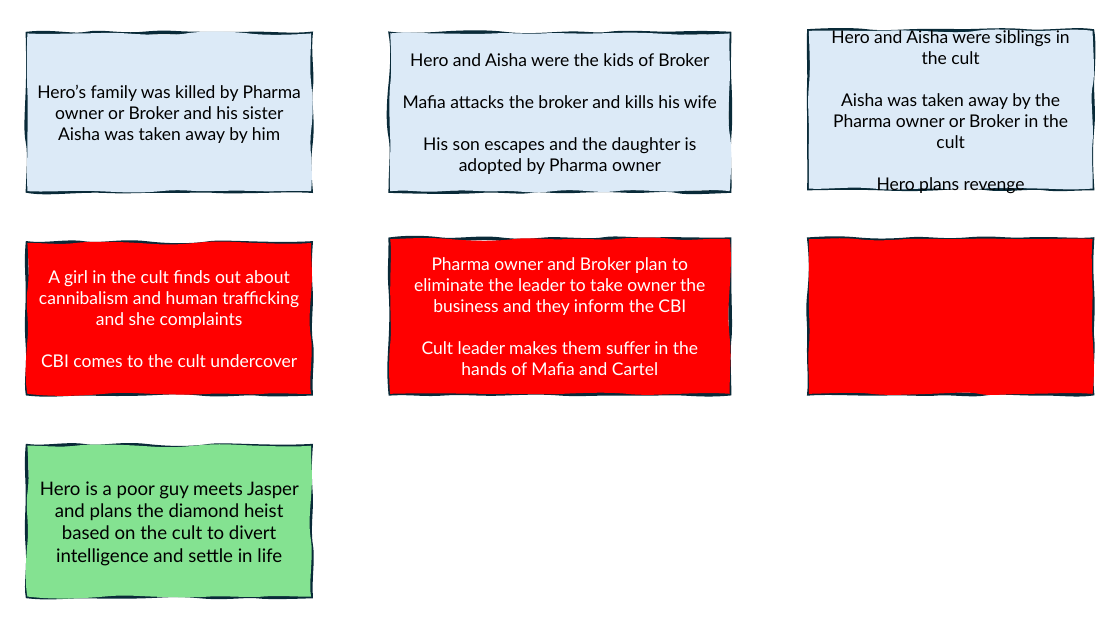
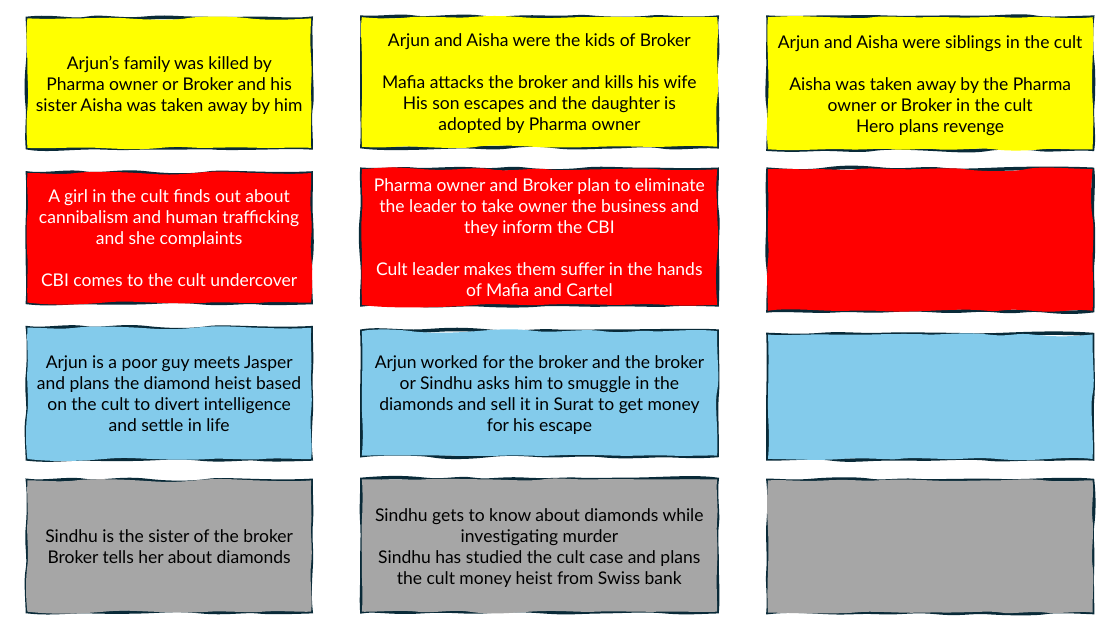
Before and after one commit to arya-prakyath/the-a-films, a slide deck: slide 7 of THE_A_Ideas/Innocent Gems/Innocent Gems - Flows.pptx. Drawn at 1120x630 pixels with LibreOffice and Linux fonts; fonts in the diff are those of the drawing. Boxes give left, top, right and bottom in pixels: in the first picture for what was removed or moved away, otherwise in the second. Text is boxed around its words. In the diff, an @@ line names an element or a change of style, - is before the commit and + after.

```diff
--- a/THE_A_Ideas/Innocent Gems/Innocent Gems - Flows.pptx
+++ b/THE_A_Ideas/Innocent Gems/Innocent Gems - Flows.pptx
@@ freeform shape "Arjun’s family was killed by ...": place and size @@
-freeform shape "Arjun’s family was killed by ..." at [28,34,312,192]
+freeform shape "Arjun’s family was killed by ..." at [28,18,312,148]
@@ freeform shape "Arjun and Aisha were the ...": place and size @@
-freeform shape "Arjun and Aisha were the ..." at [391,34,730,192]
+freeform shape "Arjun and Aisha were the ..." at [362,17,718,146]
@@ fill #DCEAF7 to #FFFF00 in 3 elements at [28,18,312,148], [362,17,718,146], [768,17,1092,149] @@
@@ freeform shape "Arjun and Aisha were siblings ...": place and size @@
-freeform shape "Arjun and Aisha were siblings ..." at [809,31,1093,189]
+freeform shape "Arjun and Aisha were siblings ..." at [768,17,1092,149]
@@ text in freeform shape at [36,55,302,114]: text changed @@
-Hero’s family was killed by Pharma owner or Broker and his sister Aisha was taken away by him
+Arjun’s family was killed by Pharma owner or Broker and his sister Aisha was taken away by him
@@ text in freeform shape at [388,33,691,49]: text changed @@
-Hero and Aisha were the kids of Broker
+Arjun and Aisha were the kids of Broker
@@ text in freeform shape at [778,35,1082,51]: text changed @@
-Hero and Aisha were siblings in the cult
+Arjun and Aisha were siblings in the cult
@@ freeform shape "A girl in the cult ...": place and size @@
-freeform shape "A girl in the cult ..." at [28,243,312,394]
+freeform shape "A girl in the cult ..." at [28,173,312,302]
@@ freeform shape "Pharma owner and Broker plan ...": place and size @@
-freeform shape "Pharma owner and Broker plan ..." at [391,239,730,394]
+freeform shape "Pharma owner and Broker plan ..." at [362,170,718,305]
@@ freeform shape: place and size @@
-freeform shape at [809,239,1093,394]
+freeform shape at [768,169,1092,310]
@@ freeform shape "Arjun is a poor guy ...": place and size @@
-freeform shape "Arjun is a poor guy ..." at [28,446,312,597]
+freeform shape "Arjun is a poor guy ..." at [28,328,312,459]
@@ freeform shape "Arjun is a poor guy ..." at [28,328,312,459]: fill #84E291 to #83CBEB @@
@@ text in freeform shape at [37,355,301,431]: text changed; size 16 to 15 pt @@
-Hero is a poor guy meets Jasper and plans the diamond heist based on the cult to divert intelligence and settle in life
+Arjun is a poor guy meets Jasper and plans the diamond heist based on the cult to divert intelligence and settle in life
@@ freeform shape added at [362,331,718,455], fill #83CBEB, outline #092A39 3 pt, 15 pt, text #000000 @@
+Arjun worked for the broker and the broker or Sindhu asks him to smuggle in the diamonds and sell it in Surat to get money for his escape
@@ freeform shape added at [768,334,1092,459], fill #83CBEB, outline #092A39 3 pt @@
@@ freeform shape added at [28,481,312,612], fill #A6A6A6, outline #092A39 3 pt, 15 pt, text #000000 @@
+Sindhu is the sister of the broker
+Broker tells her about diamonds
@@ freeform shape added at [362,480,718,613], fill #A6A6A6, outline #092A39 3 pt, 15 pt, text #000000 @@
+Sindhu gets to know about diamonds while investigating murder
+Sindhu has studied the cult case and plans the cult money heist from Swiss bank
@@ freeform shape added at [768,481,1092,613], fill #A6A6A6, outline #092A39 3 pt @@
```
Also in this commit, not shown: 2 other slides changed, 1 slide added, 1 other file.
